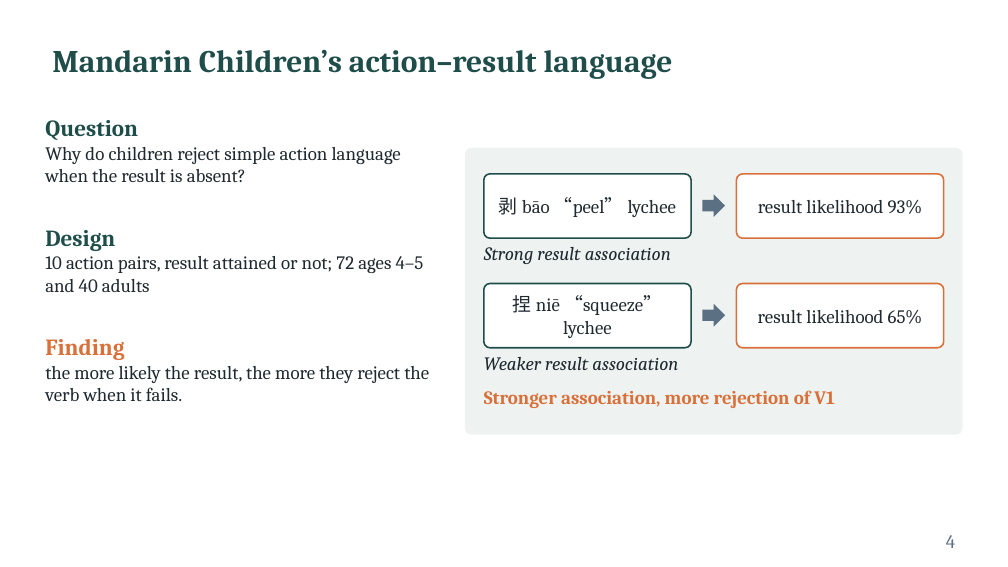
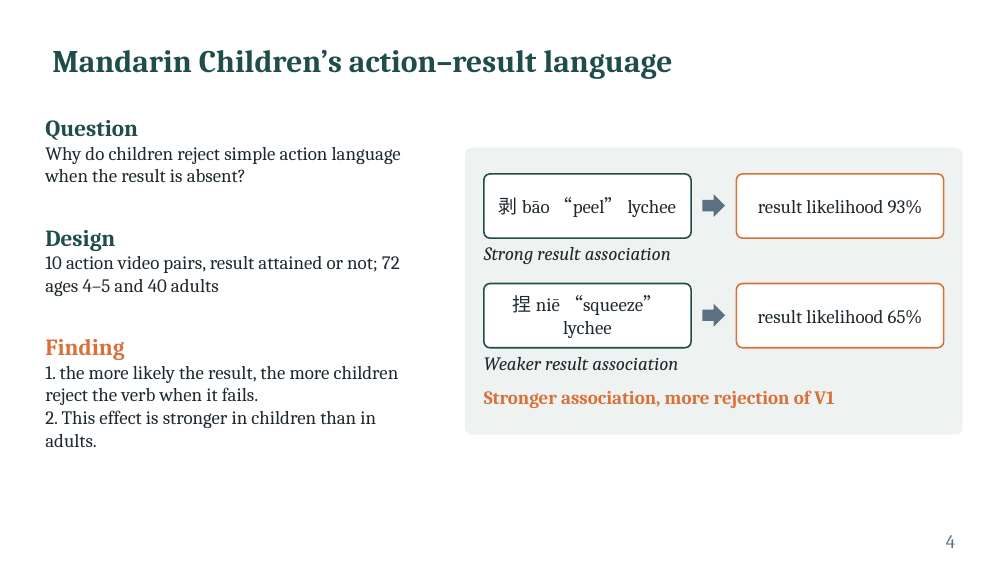
Before and after one commit to xtaoliu/claude, a slide deck: slide 4 of Liu_postdoc_interview_talk.pptx. Drawn at 1008x567 pixels with LibreOffice and Linux fonts; fonts in the diff are those of the drawing. Boxes give left, top, right and bottom in pixels: in the first picture for what was removed or moved away, otherwise in the second. Text is boxed around its words. In the diff, an @@ line names an element or a change of style, - is before the commit and + after.

```diff
--- a/Liu_postdoc_interview_talk.pptx
+++ b/Liu_postdoc_interview_talk.pptx
@@ text at bbox=[45, 256, 400, 296]: text changed @@
-10 action pairs, result attained or not; 72 ages 4–5 and 40 adults
+10 action video pairs, result attained or not; 72 ages 4–5 and 40 adults
@@ text at bbox=[45, 366, 399, 447]: text changed @@
-the more likely the result, the more they reject the verb when it fails.
+1. the more likely the result, the more children reject the verb when it fails.
+2. This effect is stronger in children than in adults.
```
Also in this commit, not shown: 5 other slides changed, 1 other file.
